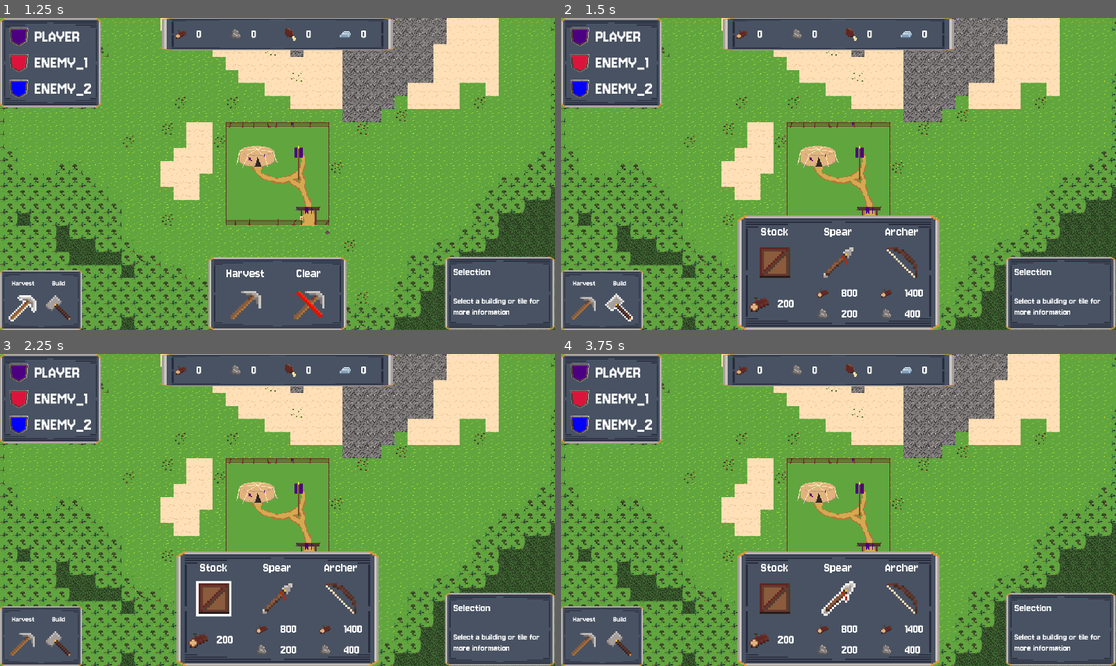
Above: before the commit, frames 1-4 (two rows, left to right).
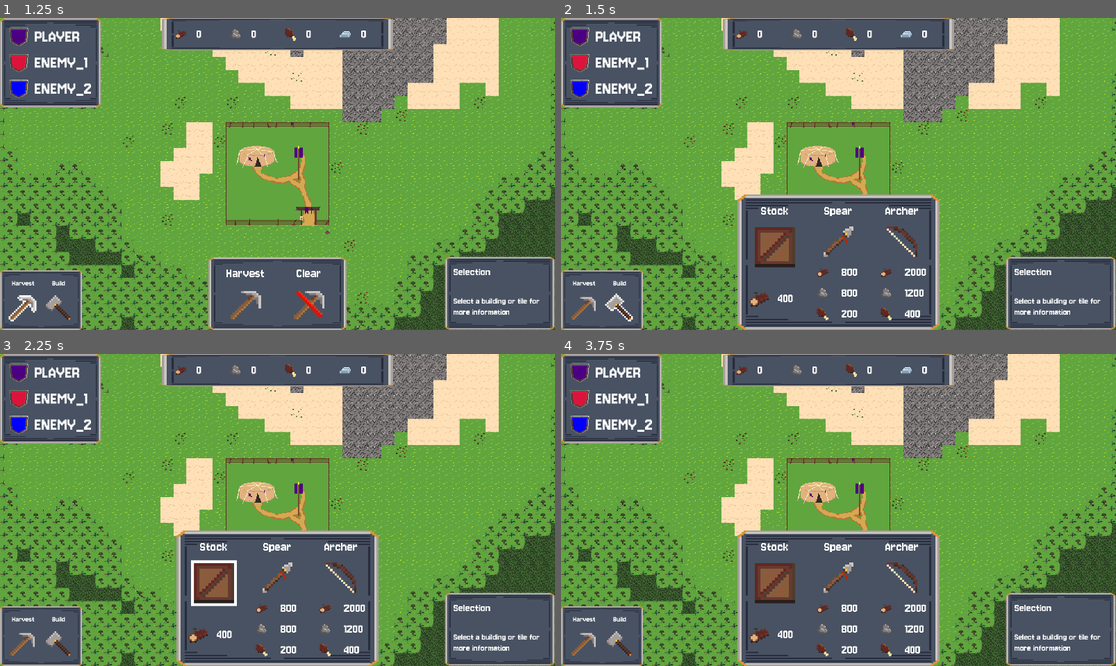
Above: after the commit, the same moments.

Repository: tom-con/erosion-prototype-2
Game: Godot game, scene res://Main.tscn
Same seed, same stepped clock (60 frames per second), same inputs: the game is played once before the commit and once after it.
Inputs (mouse positions are in pixels of both pictures, inside the frame that each line leads up to):
- Up to frame 1 (1.25 s): click (22, 308) at 0.5 s
- Up to frame 2 (1.5 s): click (622, 308) at 1.25 s
- Up to frame 3 (2.25 s): click (216, 597) at 2.02 s
- Up to frame 4 (3.75 s): click (777, 581) at 2.77 s; click (838, 597) at 3.52 s

Frame 1 is identical in both runs. In frame 2, 5.8% of the frame differs, in the area x 31-69%, y 56-100%; in frame 3, 6.1%; in frame 4, 5.9%.
Error before the commit: Invalid call. Nonexistent function ' (Callable)'. (res://scenes/ui/panels/context_panel.gd:184)
Error after the commit: Invalid call. Nonexistent function ' (Callable)'. (res://scenes/ui/panels/context_panel.gd:183)

Commit message:
Refactors cost lookup to game

Diff:
--- a/autoload/game.gd
+++ b/autoload/game.gd
@@ -14,6 +14,33 @@
 	"iron": 0
 }
 
+const INITIAL_CORE_COSTS: Dictionary = {
+	"archer_barracks": {
+		"wood": 2000,
+		"stone":1200,
+		"food": 400
+	},
+	"spearman_barracks": {
+		"wood": 800,
+		"stone": 800,
+		"food": 200
+	},
+	"stockpile": {
+		"wood": 400
+	},
+	"worker": {
+		"food": 100
+	}
+}
+
+const INITIAL_STRUCTURE_UPGRADE_COSTS: Dictionary = {
+	"spawn_rate": {
+		"wood": 300,
+		"stone": 300,
+		"food": 100
+	}
+}
+
 var teams: Dictionary = {}
 
 func _ready() -> void:
@@ -27,7 +54,19 @@
 		var team_color: Color = _select_color_for_actor()
 		teams[team_key] = {
 			"resources": INITIAL_RESOURCES.duplicate(),
-			"color": team_color
+			"color": team_color,
+			"costs": {
+				"core": INITIAL_CORE_COSTS.duplicate(),
+				"structures": {
+					"base": INITIAL_STRUCTURE_UPGRADE_COSTS.duplicate()
+				}
+			},
+			"purchased": {
+				"archer_barracks": 0,
+				"spearman_barracks": 0,
+				"stockpile": 0,
+				"worker": 0
+			}
 		}
 
 func get_teams() -> Array:
@@ -59,3 +98,15 @@
 	var selected_color: Color = available_colors[index]
 	_selected_colors.append(selected_color)
 	return selected_color
+
+func get_core_cost_for_team(team_key: String, id: String) -> Dictionary:
+	if not teams.get(team_key, {}).get("costs", {}).get("core", {}).get(id):
+		return {}
+	return teams.get(team_key).get("costs").get("core").get(id)
+
+func get_structure_upgrade_cost_for_team(team_key: String, structure_id: String, upgrade_id: String) -> Dictionary:
+	if not teams.get(team_key, {}).get("costs", {}).get("structures", {}).get(structure_id):
+		teams[team_key]["costs"]["structures"][structure_id] = INITIAL_STRUCTURE_UPGRADE_COSTS.duplicate()
+	if not teams.get(team_key, {}).get("costs", {}).get("structures", {}).get(structure_id, {}).get(upgrade_id):
+		return {}
+	return teams.get(team_key).get("costs").get("structures").get(structure_id).get(upgrade_id)
--- a/main.gd
+++ b/main.gd
@@ -312,7 +312,8 @@
 		selection_highlight.show_edges(_tile_edge_segments([tile]))
 	var harvestable: bool = terrain_map.is_tile_harvestable(tile)
 	var marked: bool = terrain_map.is_tile_marked_for_harvest(tile)
-	info_panel.show_tile_info(type_name, passable, speed, tile, harvestable, marked, health, max_health)
+	var node_info: Dictionary = terrain_map.get_resource_node_info(tile)
+	info_panel.show_tile_info(type_name, passable, speed, tile, harvestable, marked, health, max_health, node_info)
 	if harvestable:
 		context_panel.set_context(context_panel.HARVESTING_CONTEXT, true)
 	_selected_tile = tile
--- a/scenes/automatons/worker.gd
+++ b/scenes/automatons/worker.gd
@@ -291,7 +291,16 @@
 	if is_player:
 		target = _terrain_map.find_nearest_marked_tile(tile, search_radius_tiles)
 	if not (target is Vector2i):
-		target = _terrain_map.find_nearest_harvestable_tile(tile, search_radius_tiles)
+		var tile_target: Variant = _terrain_map.find_nearest_resource_tile(tile, search_radius_tiles)
+		var node_target: Variant = _terrain_map.find_nearest_resource_node(tile, search_radius_tiles)
+		if tile_target is Vector2i and node_target is Vector2i:
+			var tile_dist: int = max(abs(tile_target.x - tile.x), abs(tile_target.y - tile.y))
+			var node_dist: int = max(abs(node_target.x - tile.x), abs(node_target.y - tile.y))
+			target = tile_target if tile_dist <= node_dist else node_target
+		elif tile_target is Vector2i:
+			target = tile_target
+		elif node_target is Vector2i:
+			target = node_target
 	if target is Vector2i:
 		if not force and _target_tile == target and _state == STATE_MOVING_TO_RESOURCE:
 			return true
--- a/scenes/terrain/terrain_map.gd
+++ b/scenes/terrain/terrain_map.gd
@@ -642,6 +642,7 @@
 	}
 	_resource_layer.set_cell(tile, source_id, Vector2i.ZERO)
 	_harvest_fail_cache.clear()
+	_update_astar_for_tile(tile)
 	return true
 
 func clear_resource_node(tile: Vector2i) -> void:
@@ -649,6 +650,7 @@
 		_resource_layer.set_cell(tile, -1)
 	_resource_nodes.erase(_tile_key(tile))
 	_harvest_fail_cache.clear()
+	_update_astar_for_tile(tile)
 
 func _set_tile_type(tile: Vector2i, type_name: String) -> void:
 	if not is_tile_within_bounds(tile):
@@ -760,6 +762,7 @@
 	_harvest_tags[key] = true
 	_set_harvest_marker(tile, true)
 	emit_signal("harvest_tags_changed", tile, true)
+	_update_astar_for_tile(tile)
 	return true
 
 func unmark_tile_for_harvest(tile: Vector2i) -> bool:
@@ -776,6 +779,7 @@
 	_harvest_tags.erase(key)
 	_set_harvest_marker(tile, false)
 	emit_signal("harvest_tags_changed", tile, false)
+	_update_astar_for_tile(tile)
 
 func _update_mark_after_harvest(tile: Vector2i, was_marked: bool) -> void:
 	if not was_marked:
@@ -993,6 +997,83 @@
 func _resource_node_at(tile: Vector2i) -> Dictionary:
 	return _resource_nodes.get(_tile_key(tile), {})
 
+func _resource_type_at_tile_only(tile: Vector2i) -> String:
+	if not is_tile_within_bounds(tile):
+		return ""
+	var cell: Dictionary = _grid[tile.y][tile.x]
+	if cell.is_empty():
+		return ""
+	var data: Dictionary = cell.get("data", {})
+	var res: String = data.get("resource_type", "")
+	var remaining: int = int(data.get("health", data.get("harvest_amount", 0)))
+	if res == "" or remaining <= 0:
+		return ""
+	return res
+
+func find_nearest_resource_tile(start_tile: Vector2i, max_radius: int) -> Variant:
+	if _cols <= 0 or _rows <= 0:
+		return null
+	var clamped: Vector2i = Vector2i(
+		clamp(start_tile.x, 0, _cols - 1),
+		clamp(start_tile.y, 0, _rows - 1)
+	)
+	var queue: Array = []
+	var visited: Dictionary = {}
+	queue.append(clamped)
+	visited[_tile_key(clamped)] = true
+	while not queue.is_empty():
+		var current: Vector2i = queue.pop_front()
+		if _resource_node_at(current).is_empty():
+			var res_type: String = _resource_type_at_tile_only(current)
+			if res_type != "":
+				return current
+		var dist: int = max(abs(current.x - clamped.x), abs(current.y - clamped.y))
+		if dist >= max_radius:
+			continue
+		for dir in _neighbor_dirs():
+			var next: Vector2i = current + dir
+			if not is_tile_within_bounds(next):
+				continue
+			var key: String = _tile_key(next)
+			if visited.has(key):
+				continue
+			visited[key] = true
+			queue.append(next)
+	return null
+
+func find_nearest_resource_node(start_tile: Vector2i, max_radius: int) -> Variant:
+	if _cols <= 0 or _rows <= 0:
+		return null
+	var clamped: Vector2i = Vector2i(
+		clamp(start_tile.x, 0, _cols - 1),
+		clamp(start_tile.y, 0, _rows - 1)
+	)
+	var queue: Array = []
+	var visited: Dictionary = {}
+	queue.append(clamped)
+	visited[_tile_key(clamped)] = true
+	while not queue.is_empty():
+		var current: Vector2i = queue.pop_front()
+		var node: Dictionary = _resource_node_at(current)
+		if not node.is_empty() and int(node.get("health", 0)) > 0:
+			return current
+		var dist: int = max(abs(current.x - clamped.x), abs(current.y - clamped.y))
+		if dist >= max_radius:
+			continue
+		for dir in _neighbor_dirs():
+			var next: Vector2i = current + dir
+			if not is_tile_within_bounds(next):
+				continue
+			var key: String = _tile_key(next)
+			if visited.has(key):
+				continue
+			visited[key] = true
+			queue.append(next)
+	return null
+
+func get_resource_node_info(tile: Vector2i) -> Dictionary:
+	return _resource_node_at(tile)
+
 func _count_resource_tiles(center: Vector2i, radius: int, resource_type: String) -> int:
 	var count: int = 0
 	var x_min: int = max(center.x - radius, 0)
--- a/scenes/ui/panels/context_panel.gd
+++ b/scenes/ui/panels/context_panel.gd
@@ -7,6 +7,7 @@
 var _cost_label_scene: PackedScene = preload("res://scenes/ui/elements/cost_label.tscn")
 
 @onready var _grid: GridContainer = get_node("MarginContainer/GridContainer")
+@onready var _game: Game = get_node("/root/Game")
 
 const HARVESTING_CONTEXT = "harvesting"
 const BUILDING_CONTEXT = "building"
@@ -39,9 +40,7 @@
 		"id": "stockpile",
 		"label": "Stock",
 		"description": "Another dropoff for resources",
-		"cost": {
-			"wood": 200
-		},
+		"cost_type": "core",
 		"icon": {
 			"base": "stockpile_icon",
 			"hover": "stockpile_highlight_icon"
@@ -52,10 +51,7 @@
 		"id": "spearman_barracks",
 		"label": "Spear",
 		"description": "Spearman Barracks will spawn Spearman Units",
-		"cost": {
-			"wood": 800,
-			"stone": 200
-		},
+		"cost_type": "core",
 		"icon": {
 			"base": "spear_icon",
 			"hover": "spear_highlight_icon"
@@ -66,10 +62,7 @@
 		"id": "archer_barracks",
 		"label": "Archer",
 		"description": "Archer Barracks will spawn Archer Units",
-		"cost": {
-			"wood": 1400,
-			"stone": 400
-		},
+		"cost_type": "core",
 		"icon": {
 			"base": "bow_icon",
 			"hover": "bow_highlight_icon"
@@ -83,9 +76,7 @@
 		"id": "worker",
 		"label": "Worker",
 		"description": "Buy a new worker to gather resources",
-		"cost": {
-			"food": 50
-		},
+		"cost_type": "core",
 		"icon": {
 			"base": "worker_icon",
 			"hover": "worker_highlight_icon"
@@ -96,10 +87,7 @@
 		"id": "spawn_rate",
 		"label": "Spawn Rate",
 		"description": "Increase the rate at which Spearmen spawn",
-		"cost": {
-			"wood": 200,
-			"stone": 200
-		},
+		"cost_type": "structure",
 		"icon": {
 			"base": "spawn_rate_icon",
 			"hover": "spawn_rate_highlight_icon"
@@ -157,7 +145,18 @@
 	_current_entries.clear()
 	for child in _grid.get_children():
 		child.hide()
-	#
+
+func _get_cost_for_core_action_id(id: String) -> Dictionary:
+	if not _game:
+		return {}
+	return _game.get_core_cost_for_team("player", id)
+
+func _get_cost_for_structure_upgrade_action_id(structure_id: String, id: String) -> Dictionary:
+	if not _game:
+		return {}
+	return _game.get_structure_upgrade_cost_for_team("player", structure_id, id)
+
+
 func _add_entry(definition: Dictionary) -> Dictionary:
 	var container: VBoxContainer = VBoxContainer.new()
 	container.custom_minimum_size = Vector2(200, 120)
@@ -194,8 +193,10 @@
 	container.add_child(label)
 	container.add_child(tex_butt)
 
-	if definition.has("cost"):
-		var cost_info: Dictionary = definition.get("cost")
+	if definition.has("cost_type"):
+		var cost_id: String = definition.get("id")
+		var cost_type: String = definition.get("cost_type")
+		var cost_info: Dictionary = _game.get_core_cost_for_team("player", cost_id) if cost_type == "core" else _game.get_structure_upgrade_cost_for_team("player", "base", cost_id)
 		for ci in cost_info.keys():
 			var amount = cost_info.get(ci)
 			var cost_label: CostLabel = _cost_label_scene.instantiate()
--- a/scenes/ui/panels/info_panel.gd
+++ b/scenes/ui/panels/info_panel.gd
@@ -26,13 +26,20 @@
 	_selected_tile = Vector2i(-1, -1)
 	_selected_tile_count = 0
 
-func show_tile_info(type_name: String, passable: bool, speed: float, tile_coords: Vector2i, can_harvest: bool, is_marked: bool, health: int, max_health: int) -> void:
+func show_tile_info(type_name: String, passable: bool, speed: float, tile_coords: Vector2i, can_harvest: bool, is_marked: bool, health: int, max_health: int, node_info: Dictionary = {}) -> void:
 	var pretty: String = _format_tile_name(type_name)
 	_title_label.text = pretty
 	var passable_text = "Pathing: %s" % "Passable" if passable else "Impassable"
 	var speed_text = "Speed: %.2fx" % speed
 	var health_text = "Health: %d/%d" % [health, max_health]
-	_description_label.text = "%s\n%s\n%s" % [passable_text, speed_text, health_text]
+	var desc: Array[String] = [passable_text, speed_text, health_text]
+	if not node_info.is_empty():
+		var node_type: String = _format_tile_name(node_info.get("node_key", ""))
+		var node_res: String = node_info.get("resource_type", "")
+		var node_health: int = int(node_info.get("health", 0))
+		var node_amount: int = int(node_info.get("amount", 0))
+		desc.append("Resource Node: %s (%s %d/%d)" % [node_type, node_res, node_health, node_amount])
+	_description_label.text = "\n".join(desc)
 	_selected_tile = tile_coords
 	_selected_tile_count = 1
 	selection_can_harvest = can_harvest and not is_marked
